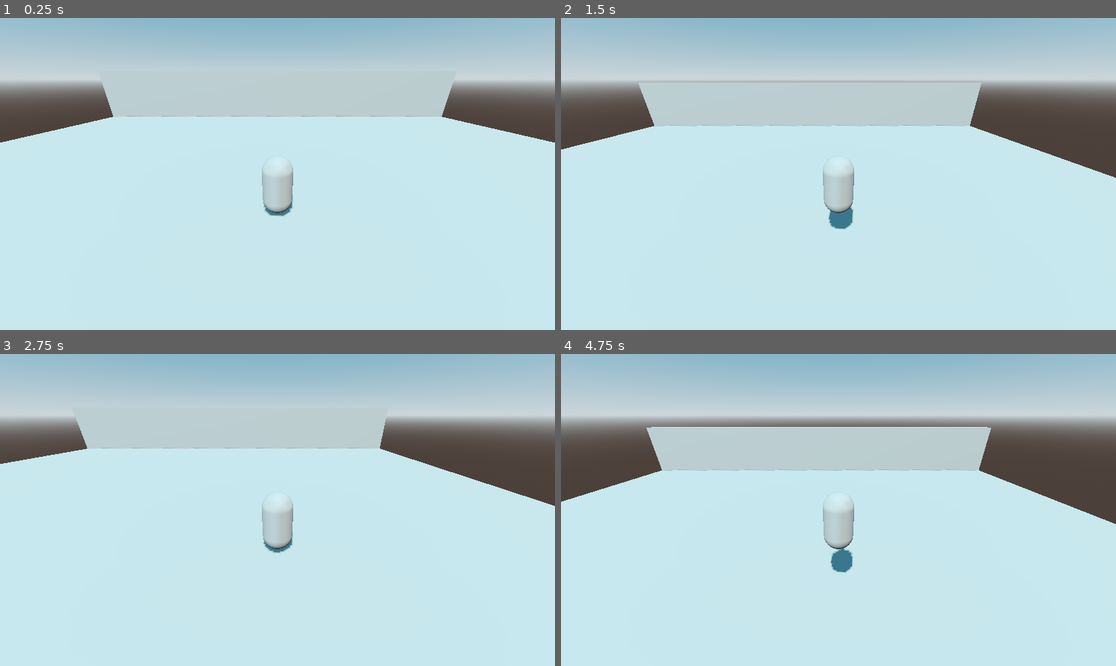
Above: before the commit, frames 1-4 (two rows, left to right).
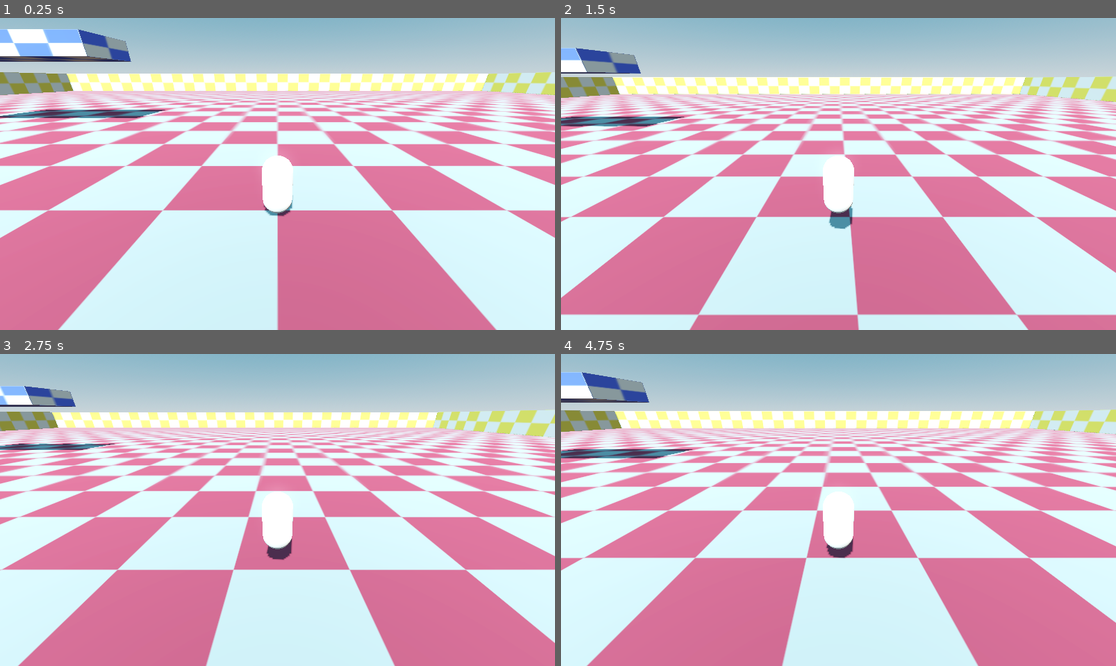
Above: after the commit, the same moments.

Repository: Mettle0/Treasure_Hunter
Game: Godot game, scene res://level.tscn
The game is run twice, just before and just after one commit, with the same random seed, the same clock (stepped at 60 frames per second) and the same inputs.
Inputs (mouse positions are in pixels of both pictures, inside the frame that each line leads up to):
- Up to frame 1 (0.25 s): no input
- Up to frame 2 (1.5 s): tap Enter at 0.5 s; move the mouse to (960, 158) at 0.52 s; hold D (right) 0.53-1.28 s; hold Space (jump) 0.53-1.28 s; move the mouse to (727, 189) at 1.27 s; hold S (backward) from 1.28 s (still down); tap Space (jump) at 1.35 s
- Up to frame 3 (2.75 s): tap Space (jump) at 1.52, 1.82 s; move the mouse to (333, 441) at 2.02 s; release S (backward) at 2.03 s; hold D (right) from 2.03 s (still down); hold Space (jump) from 2.03 s (still down)
- Up to frame 4 (4.75 s): move the mouse to (810, 572) at 2.77 s; release D (right) at 2.78 s; release Space (jump) at 2.78 s; hold W (forward) 2.78-3.53 s; tap Space (jump) at 2.85, 3.02, 3.32, 4.35, 4.52 s; move the mouse to (1005, 556) at 3.52 s; hold Space (jump) 3.53-4.28 s; hold A (left) from 3.53 s (still down); move the mouse to (672, 463) at 4.27 s

The runs differ from the first frame. In frame 1, 61% of the frame differs, in the area x 0-100%, y 3-100%; in frame 2, 59%; in frame 3, 61%; in frame 4, 62%, in the area x 0-100%, y 5-100%.

Commit message:
Treasure Hunter Pre-Alpha V0.02
Added Beta stage with textures and platforms. Added functioning glide mechanic.

Diff:
--- a/level.tscn
+++ b/level.tscn
@@ -1,6 +1,9 @@
-[gd_scene load_steps=7 format=3 uid="uid://dmmirgcbk7253"]
+[gd_scene load_steps=19 format=3 uid="uid://dmmirgcbk7253"]
 
 [ext_resource type="PackedScene" uid="uid://cs3vnoy4msd86" path="res://scenes/entities/player/player.tscn" id="1_u52ul"]
+[ext_resource type="Texture2D" uid="uid://usp2ffqqfe2n" path="res://resources/Red Tile.png" id="2_vonw3"]
+[ext_resource type="Texture2D" uid="uid://bxf8hyrh2a8xo" path="res://resources/Yellow Tile.png" id="3_oi3di"]
+[ext_resource type="Texture2D" uid="uid://clkdu2vui5bxs" path="res://resources/Blue.png" id="4_0b4ue"]
 
 [sub_resource type="ProceduralSkyMaterial" id="ProceduralSkyMaterial_5xgho"]
 sky_top_color = Color(0.244459, 0.480406, 0.59416, 1)
@@ -17,11 +20,39 @@
 tonemap_mode = 2
 glow_enabled = true
 
+[sub_resource type="ORMMaterial3D" id="ORMMaterial3D_oi3di"]
+albedo_texture = ExtResource("2_vonw3")
+uv1_scale = Vector3(20, 20, 20)
+
 [sub_resource type="BoxShape3D" id="BoxShape3D_u52ul"]
-size = Vector3(40, 0.5, 40)
+size = Vector3(160, 0.5, 160)
+
+[sub_resource type="StandardMaterial3D" id="StandardMaterial3D_0b4ue"]
+albedo_texture = ExtResource("3_oi3di")
+uv1_scale = Vector3(1, 20, 1)
+
+[sub_resource type="StandardMaterial3D" id="StandardMaterial3D_f2txt"]
+albedo_texture = ExtResource("3_oi3di")
+uv1_scale = Vector3(1, 20, 1)
+
+[sub_resource type="StandardMaterial3D" id="StandardMaterial3D_1ainy"]
+albedo_texture = ExtResource("3_oi3di")
+uv1_scale = Vector3(1, 20, 1)
+
+[sub_resource type="StandardMaterial3D" id="StandardMaterial3D_n6hdu"]
+albedo_texture = ExtResource("3_oi3di")
+uv1_scale = Vector3(1, 20, 1)
 
 [sub_resource type="BoxShape3D" id="BoxShape3D_vonw3"]
-size = Vector3(10, 10, 1)
+
+[sub_resource type="BoxShape3D" id="BoxShape3D_oi3di"]
+
+[sub_resource type="BoxShape3D" id="BoxShape3D_0b4ue"]
+
+[sub_resource type="StandardMaterial3D" id="StandardMaterial3D_km5ld"]
+albedo_texture = ExtResource("4_0b4ue")
+
+[sub_resource type="BoxShape3D" id="BoxShape3D_i2t4f"]
 
 [node name="Level" type="Node3D"]
 
@@ -38,23 +69,117 @@
 [node name="Player" parent="Entities" instance=ExtResource("1_u52ul")]
 transform = Transform3D(1, 0, 0, 0, 1, 0, 0, 0, 1, 0, 0.154809, 0)
 
-[node name="Stage" type="Node3D" parent="."]
+[node name="BetaMap001" type="Node3D" parent="."]
 
-[node name="StaticBody3D" type="StaticBody3D" parent="Stage"]
+[node name="BetaMap_001 Floor" type="StaticBody3D" parent="BetaMap001"]
 transform = Transform3D(1, 0, 0, 0, 1, 0, 0, 0, 1, 0, -0.25, 0)
 
-[node name="CSGBox3D" type="CSGBox3D" parent="Stage/StaticBody3D"]
-size = Vector3(40, 0.5, 40)
+[node name="CSGBox3D" type="CSGBox3D" parent="BetaMap001/BetaMap_001 Floor"]
+size = Vector3(160, 0.5, 160)
+material = SubResource("ORMMaterial3D_oi3di")
 
-[node name="CollisionShape3D" type="CollisionShape3D" parent="Stage/StaticBody3D"]
+[node name="CollisionShape3D" type="CollisionShape3D" parent="BetaMap001/BetaMap_001 Floor"]
 shape = SubResource("BoxShape3D_u52ul")
 
-[node name="StaticBody3D2" type="StaticBody3D" parent="Stage"]
+[node name="BetaMap_001 Walls" type="StaticBody3D" parent="BetaMap001"]
 
-[node name="CSGBox3D" type="CSGBox3D" parent="Stage/StaticBody3D2"]
-transform = Transform3D(4, 0, 0, 0, 1, 0, 0, 0, 1, 0, 0, -20)
-size = Vector3(10, 10, 1)
+[node name="CSGBox3D" type="CSGBox3D" parent="BetaMap001/BetaMap_001 Walls"]
+transform = Transform3D(1, 0, 0, 0, 1, 0, 0, 0, 1, -80, 3, 0)
+size = Vector3(1, 6, 160)
+material = SubResource("StandardMaterial3D_0b4ue")
 
-[node name="CollisionShape3D" type="CollisionShape3D" parent="Stage/StaticBody3D2"]
-transform = Transform3D(4, 0, 0, 0, 1, 0, 0, 0, 1, 0, 0, -20)
+[node name="CSGBox3D3" type="CSGBox3D" parent="BetaMap001/BetaMap_001 Walls"]
+transform = Transform3D(1, 0, 0, 0, 1, 0, 0, 0, 1, 80, 3, 0)
+size = Vector3(1, 6, 160)
+material = SubResource("StandardMaterial3D_f2txt")
+
+[node name="CSGBox3D2" type="CSGBox3D" parent="BetaMap001/BetaMap_001 Walls"]
+transform = Transform3D(-4.37114e-08, 0, 1, 0, 1, 0, -1, 0, -4.37114e-08, 0, 3, -80)
+size = Vector3(1, 6, 160)
+material = SubResource("StandardMaterial3D_1ainy")
+
+[node name="CSGBox3D4" type="CSGBox3D" parent="BetaMap001/BetaMap_001 Walls"]
+transform = Transform3D(-4.37114e-08, 0, 1, 0, 1, 0, -1, 0, -4.37114e-08, 0, 3, 80)
+size = Vector3(1, 6, 160)
+material = SubResource("StandardMaterial3D_n6hdu")
+
+[node name="CollisionShape3D" type="CollisionShape3D" parent="BetaMap001/BetaMap_001 Walls"]
+transform = Transform3D(1, 0, 0, 0, 6, 0, 0, 0, 160, -80, 3, 0)
 shape = SubResource("BoxShape3D_vonw3")
+
+[node name="CollisionShape3D2" type="CollisionShape3D" parent="BetaMap001/BetaMap_001 Walls"]
+transform = Transform3D(1, 0, 0, 0, 6, 0, 0, 0, 160, 80, 3, 0)
+shape = SubResource("BoxShape3D_oi3di")
+
+[node name="CollisionShape3D3" type="CollisionShape3D" parent="BetaMap001/BetaMap_001 Walls"]
+transform = Transform3D(160, 0, 0, 0, 6, 0, 0, 0, 1, 0, 3, -80)
+shape = SubResource("BoxShape3D_0b4ue")
+
+[node name="CollisionShape3D4" type="CollisionShape3D" parent="BetaMap001/BetaMap_001 Walls"]
+transform = Transform3D(160, 0, 0, 0, 6, 0, 0, 0, 1, 0, 3, 80)
+shape = SubResource("BoxShape3D_0b4ue")
+
+[node name="BetaMap_001 Platforms" type="StaticBody3D" parent="BetaMap001"]
+
+[node name="CSGBox3D" type="CSGBox3D" parent="BetaMap001/BetaMap_001 Platforms"]
+transform = Transform3D(1, 0, 0, 0, 1, 0, 0, 0, 1, -50, 1, 0)
+size = Vector3(6, 2, 6)
+material = SubResource("StandardMaterial3D_km5ld")
+
+[node name="CSGBox3D2" type="CSGBox3D" parent="BetaMap001/BetaMap_001 Platforms"]
+transform = Transform3D(1, 0, 0, 0, 1, 0, 0, 0, 1, -50, 3, -6)
+size = Vector3(6, 2, 6)
+material = SubResource("StandardMaterial3D_km5ld")
+
+[node name="CSGBox3D3" type="CSGBox3D" parent="BetaMap001/BetaMap_001 Platforms"]
+transform = Transform3D(1, 0, 0, 0, 1, 0, 0, 0, 1, -50, 5, -12)
+size = Vector3(6, 2, 6)
+material = SubResource("StandardMaterial3D_km5ld")
+
+[node name="CSGBox3D4" type="CSGBox3D" parent="BetaMap001/BetaMap_001 Platforms"]
+transform = Transform3D(1, 0, 0, 0, 1, 0, 0, 0, 1, -50, 7, -18)
+size = Vector3(6, 2, 6)
+material = SubResource("StandardMaterial3D_km5ld")
+
+[node name="CSGBox3D5" type="CSGBox3D" parent="BetaMap001/BetaMap_001 Platforms"]
+transform = Transform3D(1, 0, 0, 0, 1, 0, 0, 0, 1, -32, 7, -18)
+size = Vector3(6, 2, 6)
+material = SubResource("StandardMaterial3D_km5ld")
+
+[node name="CSGBox3D6" type="CSGBox3D" parent="BetaMap001/BetaMap_001 Platforms"]
+transform = Transform3D(1, 0, 0, 0, 1, 0, 0, 0, 1, -26, 7, -18)
+size = Vector3(6, 2, 6)
+material = SubResource("StandardMaterial3D_km5ld")
+
+[node name="CSGBox3D7" type="CSGBox3D" parent="BetaMap001/BetaMap_001 Platforms"]
+transform = Transform3D(1, 0, 0, 0, 1, 0, 0, 0, 1, -20, 7, -18)
+size = Vector3(6, 2, 6)
+material = SubResource("StandardMaterial3D_km5ld")
+
+[node name="CollisionShape3D" type="CollisionShape3D" parent="BetaMap001/BetaMap_001 Platforms"]
+transform = Transform3D(6, 0, 0, 0, 2, 0, 0, 0, 6, -50, 1, 0)
+shape = SubResource("BoxShape3D_i2t4f")
+
+[node name="CollisionShape3D2" type="CollisionShape3D" parent="BetaMap001/BetaMap_001 Platforms"]
+transform = Transform3D(6, 0, 0, 0, 2, 0, 0, 0, 6, -50, 3, -6)
+shape = SubResource("BoxShape3D_i2t4f")
+
+[node name="CollisionShape3D3" type="CollisionShape3D" parent="BetaMap001/BetaMap_001 Platforms"]
+transform = Transform3D(6, 0, 0, 0, 2, 0, 0, 0, 6, -50, 5, -12)
+shape = SubResource("BoxShape3D_i2t4f")
+
+[node name="CollisionShape3D4" type="CollisionShape3D" parent="BetaMap001/BetaMap_001 Platforms"]
+transform = Transform3D(6, 0, 0, 0, 2, 0, 0, 0, 6, -50, 7, -18)
+shape = SubResource("BoxShape3D_i2t4f")
+
+[node name="CollisionShape3D5" type="CollisionShape3D" parent="BetaMap001/BetaMap_001 Platforms"]
+transform = Transform3D(6, 0, 0, 0, 2, 0, 0, 0, 6, -32, 7, -18)
+shape = SubResource("BoxShape3D_i2t4f")
+
+[node name="CollisionShape3D6" type="CollisionShape3D" parent="BetaMap001/BetaMap_001 Platforms"]
+transform = Transform3D(6, 0, 0, 0, 2, 0, 0, 0, 6, -26, 7, -18)
+shape = SubResource("BoxShape3D_i2t4f")
+
+[node name="CollisionShape3D7" type="CollisionShape3D" parent="BetaMap001/BetaMap_001 Platforms"]
+transform = Transform3D(6, 0, 0, 0, 2, 0, 0, 0, 6, -20, 7, -18)
+shape = SubResource("BoxShape3D_i2t4f")
--- a/scenes/entities/player/player.gd
+++ b/scenes/entities/player/player.gd
@@ -1,28 +1,24 @@
 extends CharacterBody3D
 
-#jump
+#Jump, movement, and glide variables
 @export var jump_height : float = 2.25
 @export var jump_time_to_peak : float = 0.4
 @export var jump_time_to_descent : float = 0.3
-
 @onready var jump_velocity : float = ((2.0 * jump_height) / jump_time_to_peak) * -1.0
 @onready var jump_gravity : float = ((-2.0 * jump_height) / (jump_time_to_peak * jump_time_to_peak)) * -1.0
 @onready var fall_gravity : float = ((-2.0 * jump_height) / (jump_time_to_descent * jump_time_to_descent)) * -1.0
-#Source
-
-
-@export var base_speed := 4.0
-
+@export var base_speed := 9.0
+@export var glide_speed : float = -1.5 # Adjust glide descent speed
 @onready var camera = $CameraController/Camera3D
 
 var movement_input := Vector2.ZERO
+var is_gliding := false
 
 func _physics_process(delta: float) -> void:
 
 	#velocity = Vector3(movement_input.x,0,movement_input.y) * base_speed
 	move_logic(delta)
 	jump_logic(delta)
-
 	move_and_slide()
 
 
@@ -42,7 +38,18 @@
 
 func jump_logic(delta) -> void:
 	if is_on_floor():
+		is_gliding = false # Resets glide state when landing
 		if Input.is_action_just_pressed("jump"):
 			velocity.y = -jump_velocity
-	var gravity = jump_gravity if velocity.y > 0.0 else fall_gravity
-	velocity.y -= gravity * delta
+
+	elif Input.is_action_just_pressed("jump"): #Glide by pressing jump while in the air
+		is_gliding = true
+
+	if is_gliding:
+		if Input.is_action_pressed("jump"): #Hold jump maintains glide status
+			velocity.y = glide_speed # Overrides established fall speed with glide speed
+		else:
+			is_gliding = false
+	if not is_gliding:
+		var gravity = jump_gravity if velocity.y > 0.0 else fall_gravity
+		velocity.y -= gravity * delta
--- a/scenes/entities/player/player.tscn
+++ b/scenes/entities/player/player.tscn
@@ -1,9 +1,12 @@
-[gd_scene load_steps=5 format=3 uid="uid://cs3vnoy4msd86"]
+[gd_scene load_steps=6 format=3 uid="uid://cs3vnoy4msd86"]
 
 [ext_resource type="Script" uid="uid://btl7mv83pw3s1" path="res://scenes/entities/player/player.gd" id="1_1hmtu"]
 [ext_resource type="PackedScene" uid="uid://bwy3f27xl2v0k" path="res://scenes/entities/player/camera_controller.tscn" id="2_635qg"]
 
+[sub_resource type="StandardMaterial3D" id="StandardMaterial3D_635qg"]
+
 [sub_resource type="CapsuleMesh" id="CapsuleMesh_yel1f"]
+material = SubResource("StandardMaterial3D_635qg")
 
 [sub_resource type="CapsuleShape3D" id="CapsuleShape3D_1hmtu"]
 
Binary file added: resources/Blue.png
Not shown, added: resources/Blue.png.import
Binary file added: resources/Green Tile.png
Not shown, added: resources/Green Tile.png.import
Binary file added: resources/Red Tile.png
Not shown, added: resources/Red Tile.png.import
Binary file added: resources/Yellow Tile.png
Not shown, added: resources/Yellow Tile.png.import
